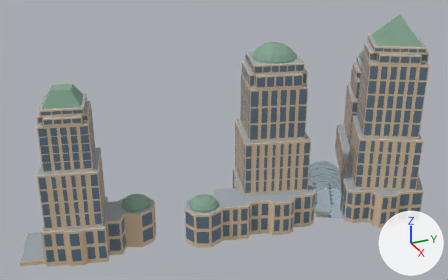
A saved change to the glTF model models/nyc-brookfield-place.glb.
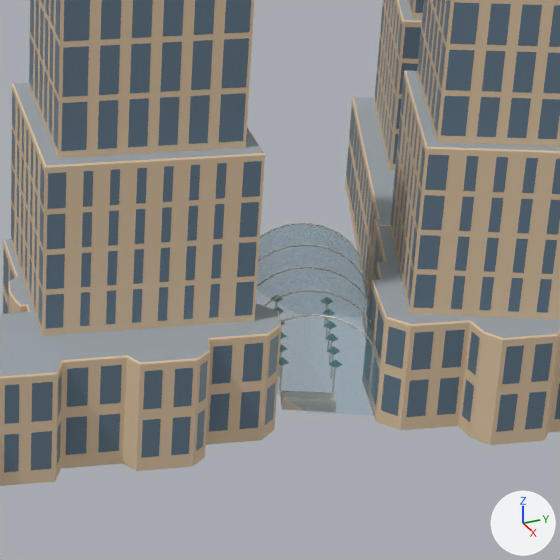
Each version appears first whole from a 50 mm camera at (534.0, -314.0, 371.0) aimed at (-20.0, -64.0, 94.0), and next in a close-up on the part from 52% to 89% of the width and 34% to 94% of the height. Arrows for +X, +Y and +Z are at lower right; the lights stay in place. The older version's two pictures come first. Vertices at exactly the same position are counted once.

Objects in the first close-up: 'Brookfield Place'.
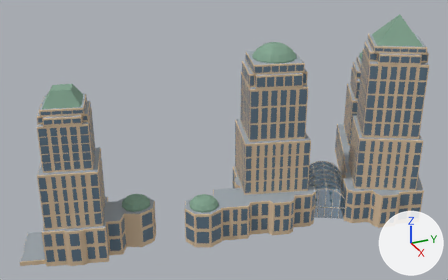
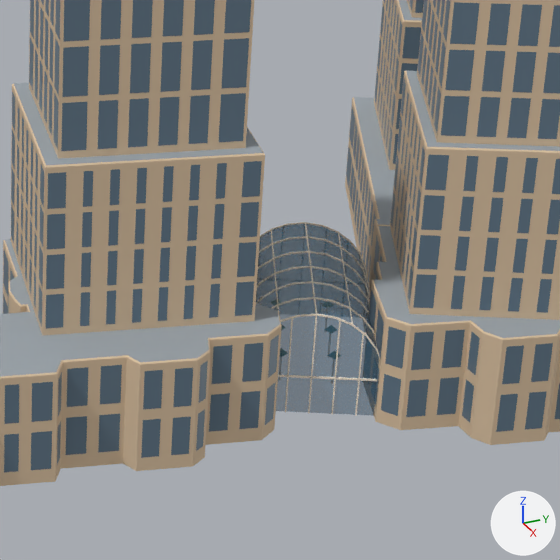
Changed parts and their boxes [x1, y1, x2, y2] in the close-ups (560 x 560 px; the box of a moved part takes in the faces that stretch with it):
'Brookfield Place', recoloured, surface changed, reshaped: [0, 0, 560, 486] in both
part 1 of me_brookfield_place, moved or reshaped (not visible before): after [285, 319, 293, 412]
part 2 of me_brookfield_place, moved or reshaped (not visible before): after [308, 316, 317, 413]
part 3 of me_brookfield_place, moved or reshaped (not visible before): after [331, 321, 341, 415]
part 4 of me_brookfield_place, added: after [355, 334, 364, 416]
part 5 of me_brookfield_place, moved or reshaped: before [258, 244, 374, 411]; after [256, 222, 377, 381]

The change, as a diff of the scene's bpy script:
```diff
--- a/models/nyc-brookfield-place.glb.py
+++ b/models/nyc-brookfield-place.glb.py
@@ mat_glass @@
 mat_glass = principled_material('glass')
-mat_glass.base_color = (0.216, 0.56, 0.737)  # cyan #80c5df
+mat_glass.base_color = (0.0461, 0.16, 0.267)  # blue #3d6f8d
 mat_glass.roughness = 0.24
-mat_glass.alpha = 0.3
+mat_glass.alpha = 0.62
@@ me_brookfield_place @@
 # used by ob_brookfield_place; location = (0.0, 0.0, 0.0)
-me_brookfield_place.from_pydata(...)  # 6309 vertices, 4477 faces; spans x -114.0..83.0, y -289.0..221.0, z 0.0..225.0
+me_brookfield_place.from_pydata(...)  # 6437 vertices, 4745 faces; spans x -114.0..83.0, y -289.0..221.0, z 0.0..225.0
+# me_brookfield_place part 1: the loose piece of 8 vertices spanning x -1.0..0.0, y 44.0..45.0, z 0.0..11.0 is scaled about its middle by (0.833, 0.833, 3.26), then moved by (29.0, -15.0, 12.0)
+# me_brookfield_place part 2: the loose piece of 8 vertices spanning x 8.0..9.0, y 60.0, z 0.0..11.0 is scaled about its middle by (0.833, 0.833, 3.39), then moved by (24.0, -24.0, 13.0)
+# me_brookfield_place part 3: the loose piece of 8 vertices spanning x -17.0..-16.0, y 53.0..54.0, z 0.0..11.0 is scaled about its middle by (0.833, 0.833, 3.26), then moved by (52.0, -10.0, 12.0)
+# me_brookfield_place part 4: the loose piece of 8 vertices spanning x 23.0..24.0, y 51.0..52.0, z 0.0..11.0 is copied, and the copy is scaled about its middle by (0.833, 0.833, 2.82), then moved by (16.0, -1.0, 10.0); it spans x 39.0..40.0, y 50.0, z 0.0..31.0
+# me_brookfield_place part 5: 70 vertices moved from x -39.0..43.0, y 16.0..91.0, z 0.0..37.0 to x -39.0..43.0, y 16.0..91.0, z 0.0..38.0; 212 vertices removed from x -39.0..43.0, y 16.0..90.0, z 0.0..38.0; 346 vertices added at x -40.0..44.0, y 15.0..91.0, z 0.0..38.0
+# other edits to the shape of me_brookfield_place do not show in these pictures
 me_brookfield_place.materials.append(mat_bp_granite)
```
